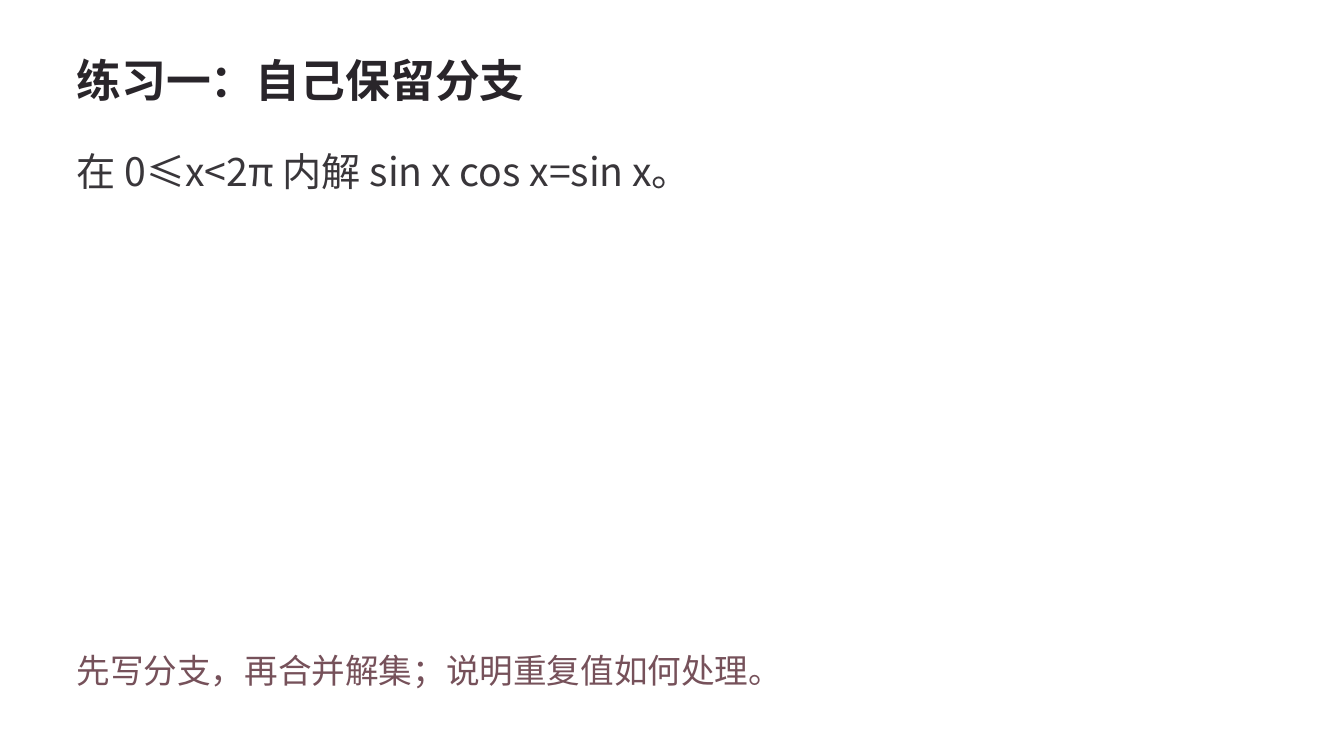
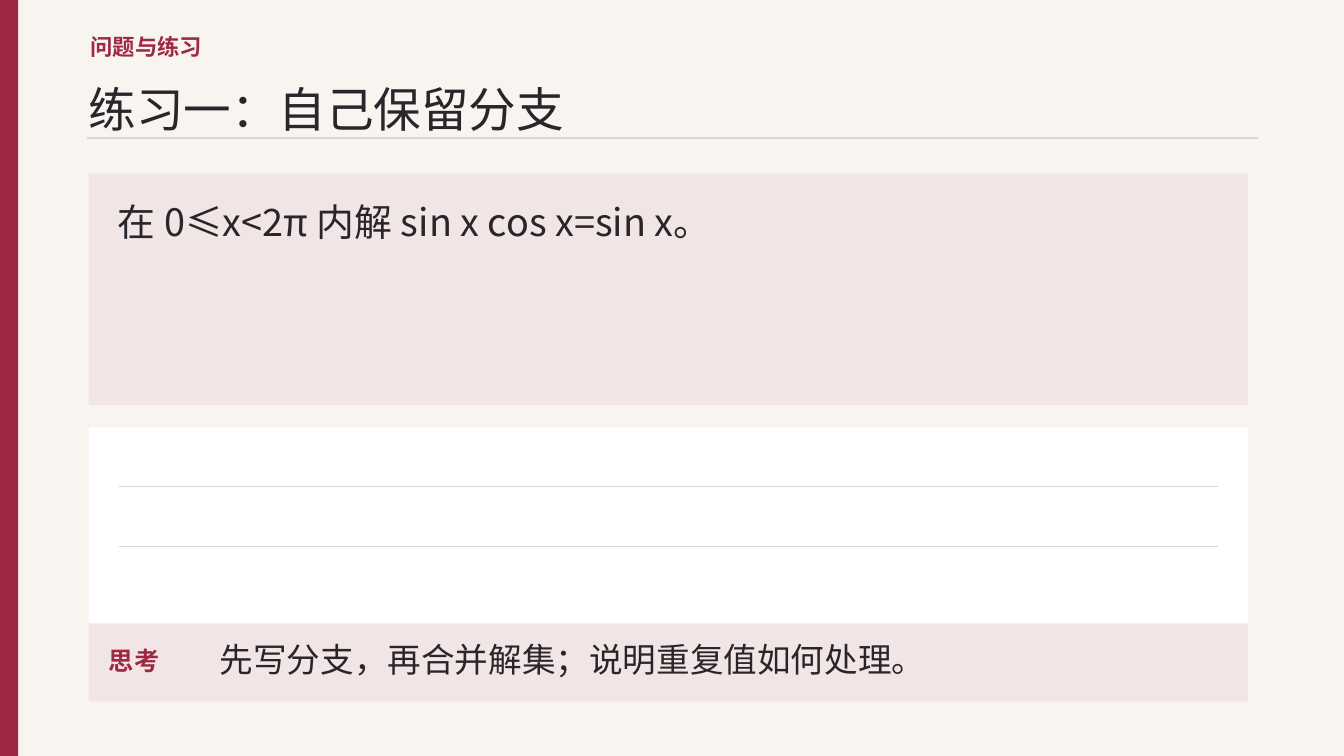
Before and after one commit to jrhhhh/math-homework-agent, a slide deck: slide 14 of lesson-materials-builder/assets/examples/trigonometric/lesson.pptx. Drawn at 1344x756 pixels with LibreOffice and Linux fonts; fonts in the diff are those of the drawing. Boxes give left, top, right and bottom in pixels: in the first picture for what was removed or moved away, otherwise in the second. Text is boxed around its words. In the diff, an @@ line names an element or a change of style, - is before the commit and + after.

```diff
--- a/lesson-materials-builder/assets/examples/trigonometric/lesson.pptx
+++ b/lesson-materials-builder/assets/examples/trigonometric/lesson.pptx
@@ background #FFFFFF to #F8F5F0 @@
@@ rectangle added at (0, 0, 18, 756), fill #9F2943 @@
@@ text added at (91, 36, 203, 57), 16 pt, text #9F2943, bold @@
+问题与练习
@@ text "练习一：自己保留分支": place and size @@
-text "练习一：自己保留分支" at (77, 58, 525, 101)
+text "练习一：自己保留分支" at (89, 87, 564, 131)
@@ text "练习一：自己保留分支" at (89, 87, 564, 131): size 32 to 34 pt, bold off; line spacing 1 to 45.9pt; more space between paragraphs; vertical alignment middle to top @@
@@ line added from (87, 138) to (1258, 138), #DFD5D0 1.2 pt @@
@@ rectangle added at (89, 173, 1248, 405), fill #F2E5E6 @@
@@ text "在 0≤x<2π 内解 sin x ...": place and size @@
-text "在 0≤x<2π 内解 sin x ..." at (77, 153, 692, 190)
+text "在 0≤x<2π 内解 sin x ..." at (118, 204, 712, 239)
@@ text "在 0≤x<2π 内解 sin x ..." at (118, 204, 712, 239): size 28 to 27 pt, text colour #39363A to #29252A; line spacing 36.4pt to 36.5pt; less space between paragraphs @@
@@ rectangle added at (89, 427, 1248, 670), fill #FFFFFF @@
@@ line added from (119, 487) to (1218, 487), #DFD5D0 0.5 pt @@
@@ line added from (119, 546) to (1218, 546), #DFD5D0 0.5 pt @@
@@ rectangle added at (89, 623, 1248, 702), fill #F2E5E6 @@
@@ text added at (109, 648, 159, 672), 18 pt, text #9F2943, bold @@
+思考
@@ text "先写分支，再合并解集；说明重复值如何处理。": place and size @@
-text "先写分支，再合并解集；说明重复值如何处理。" at (77, 654, 783, 688)
+text "先写分支，再合并解集；说明重复值如何处理。" at (220, 643, 926, 677)
@@ text "先写分支，再合并解集；说明重复值如何处理。" at (220, 643, 926, 677): text colour #76515A to #29252A; line spacing 33.8pt to 32.4pt; more space between paragraphs; vertical alignment middle to top @@
```
Also in this commit, not shown: 20 other slides changed, 24 other files.
